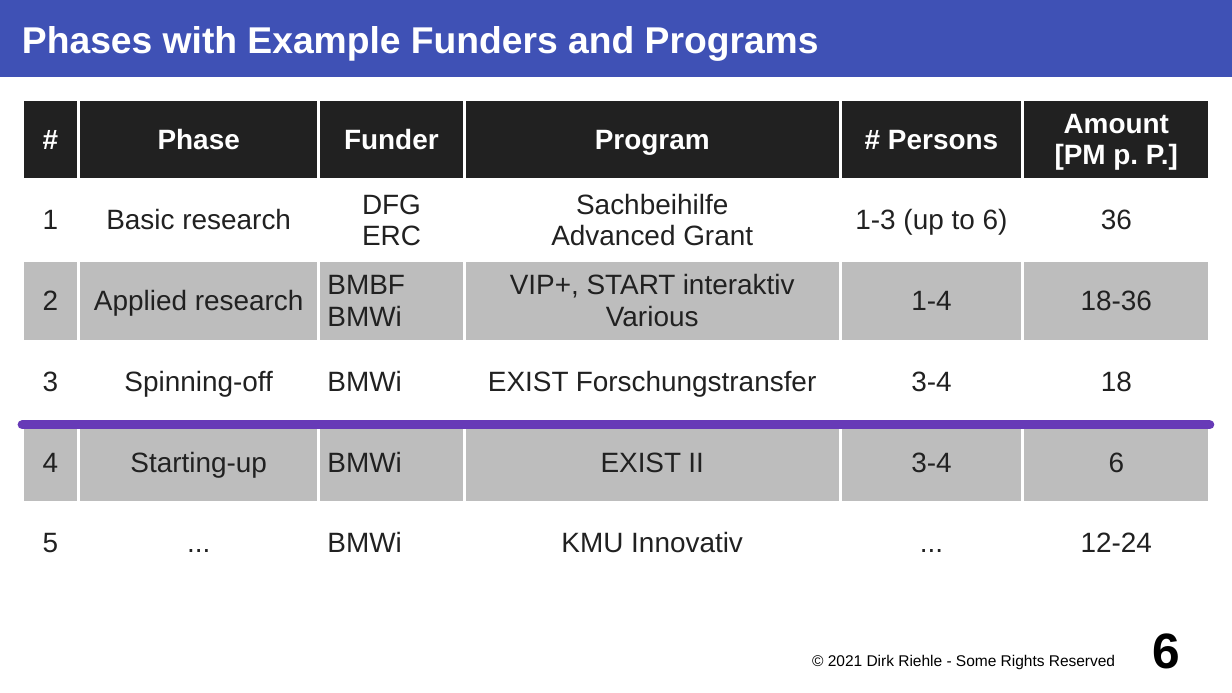
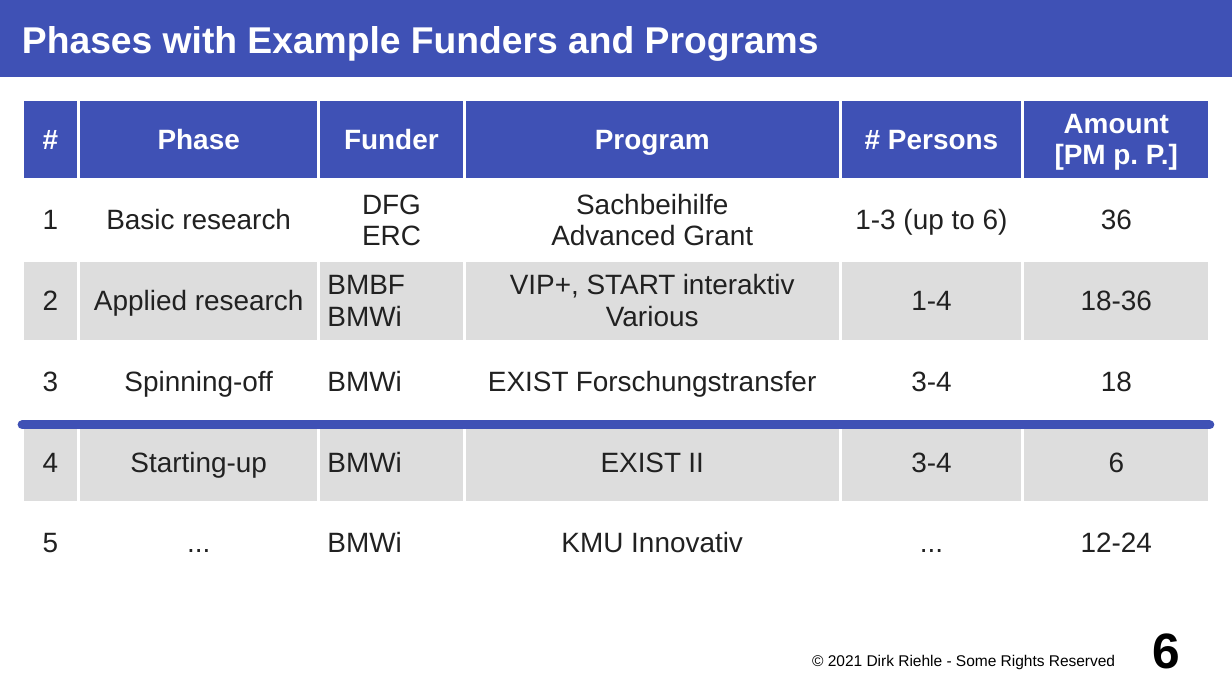
Before and after one commit to dirkriehle/coss-course, a slide deck: slide 6 of Lecture slides/COSS D03 - University Spin-offs.odp. Drawn at 1232x693 pixels with LibreOffice and Linux fonts; fonts in the diff are those of the drawing. Boxes give left, top, right and bottom in pixels: in the first picture for what was removed or moved away, otherwise in the second. Text is boxed around its words. In the diff, an @@ line names an element or a change of style, - is before the commit and + after.

```diff
--- a/Lecture slides/COSS D03 - University Spin-offs.odp
+++ b/Lecture slides/COSS D03 - University Spin-offs.odp
@@ table at [22,99,1211,585] @@
@@ fill #212121 to #3F51B5 in row 1 @@
@@ fill #BDBDBD to #DDDDDD in 12 cells @@
@@ line (22, 425) - (1211, 425): stroke #673AB7 5.67 pt to #3F51B5 5.67 pt @@
```
Also in this commit, not shown: 1 other slide changed, 21 other files.
